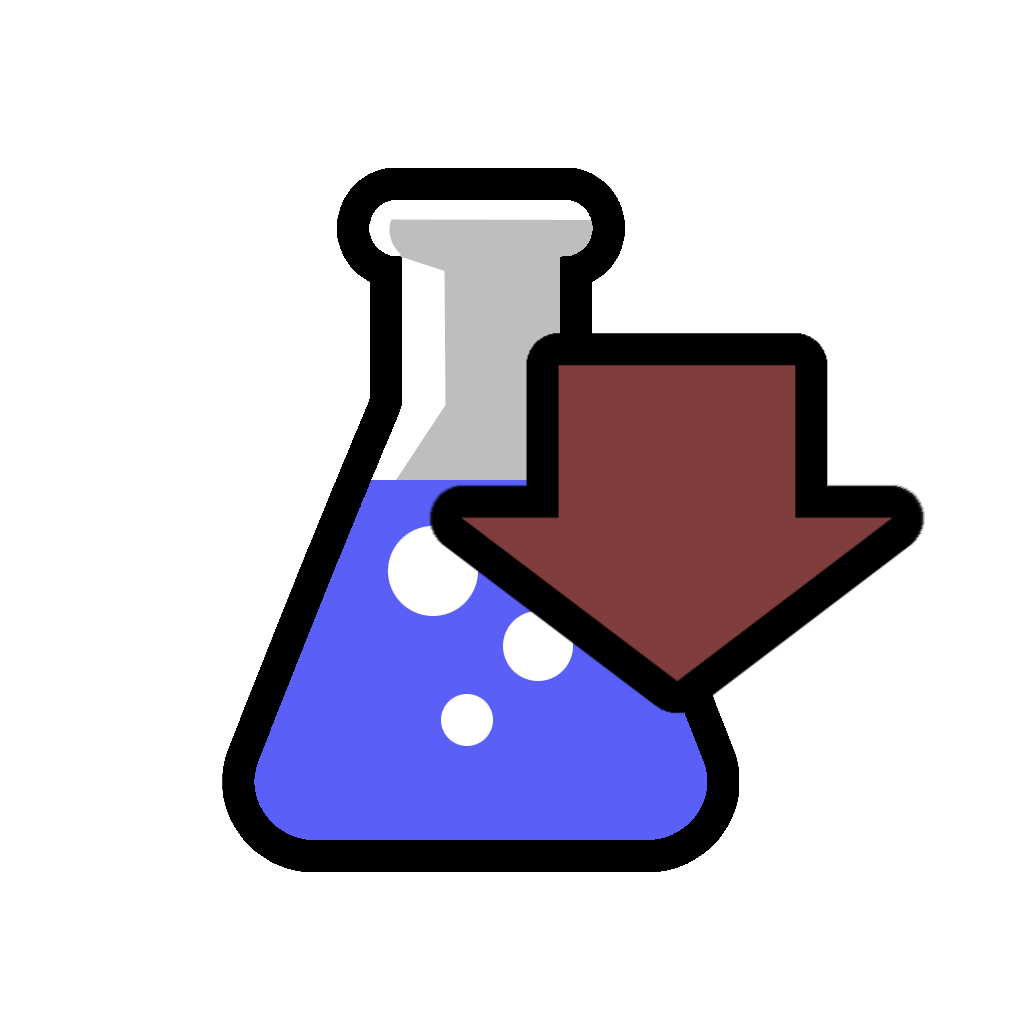
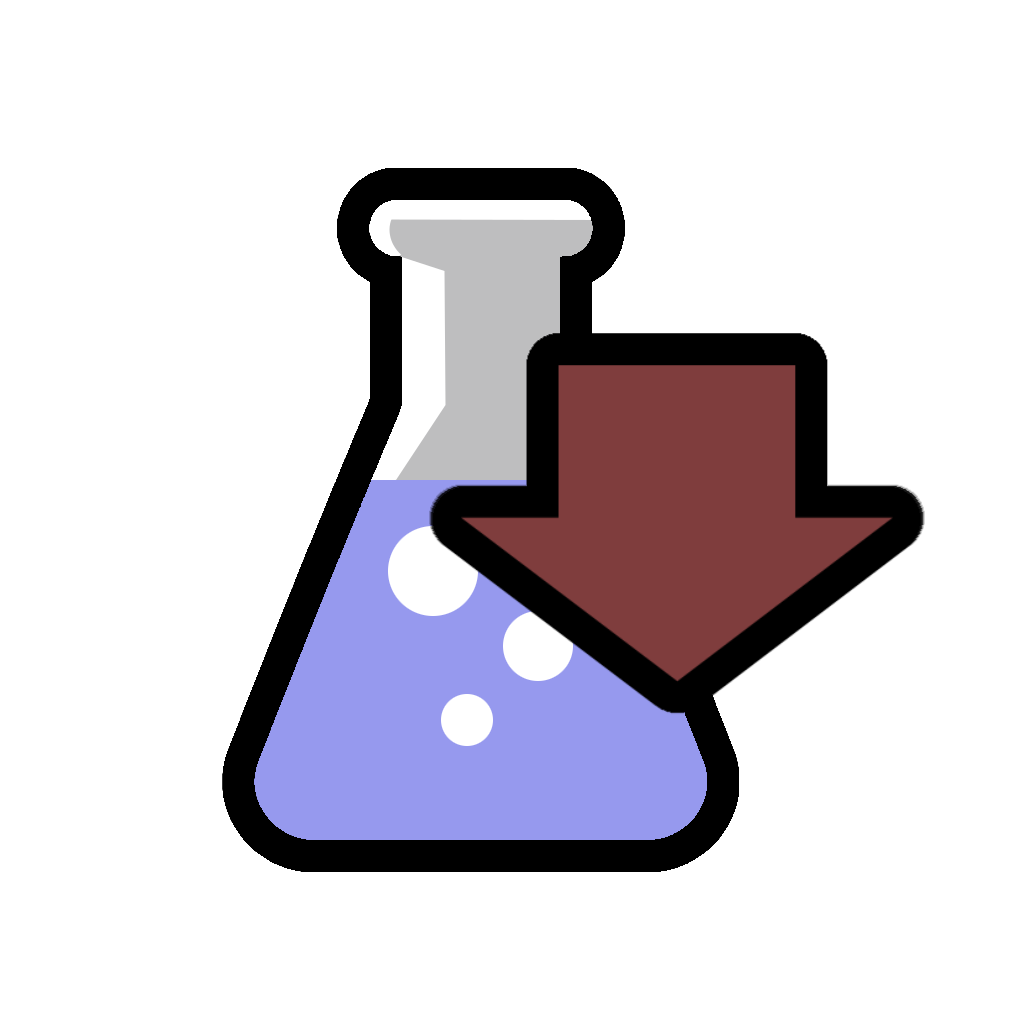
Layer changes from the first 1024 × 1024 image to the second:
painted on "Fluid" over [254, 480, 707, 840]